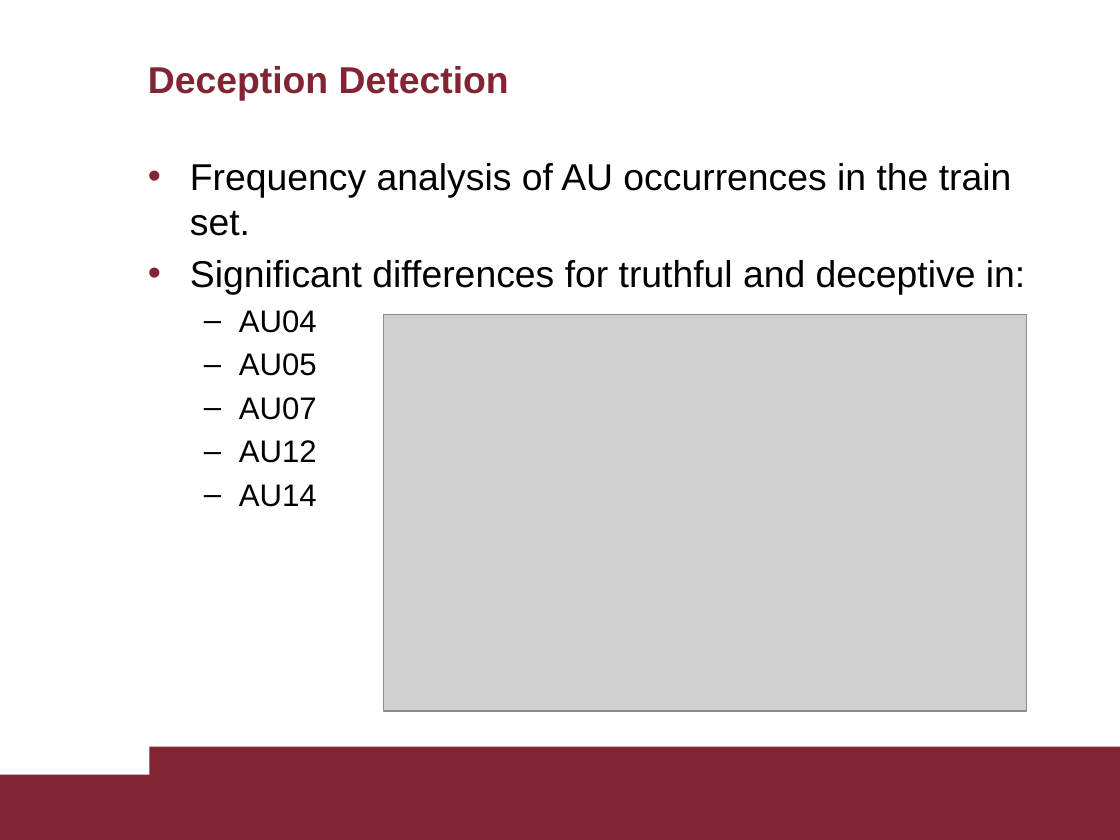
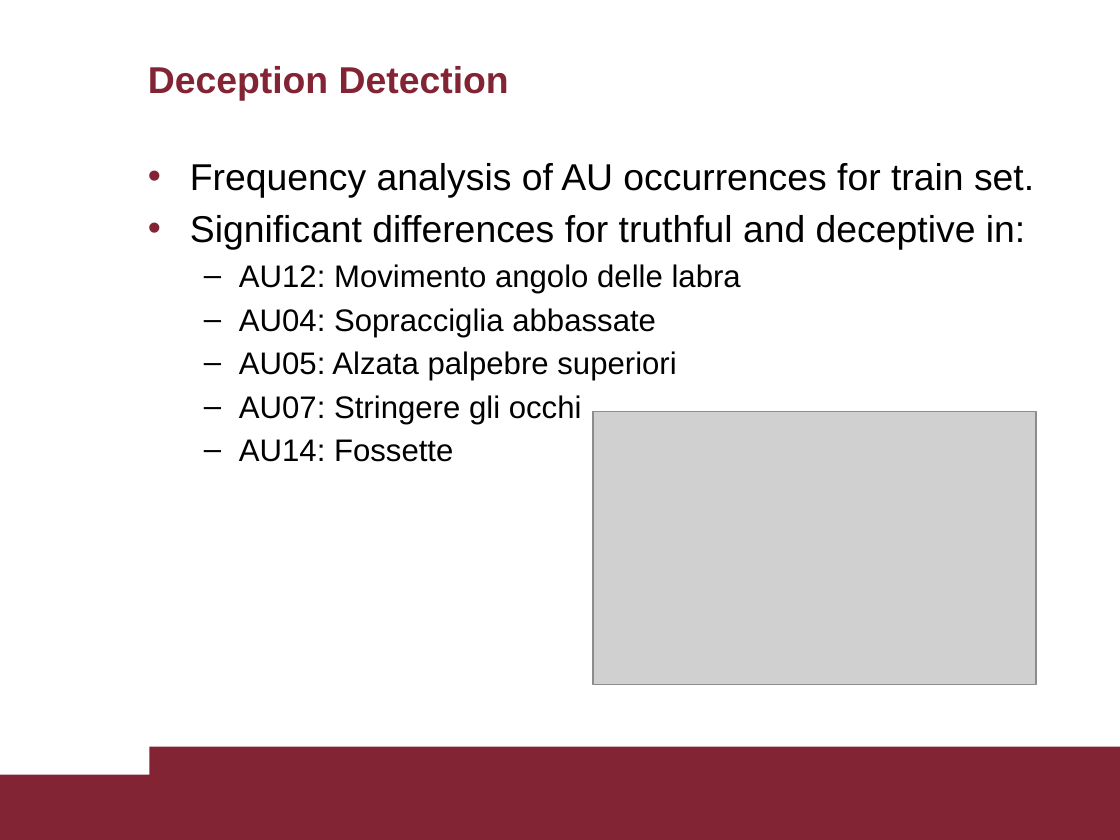
Before and after one commit to AscaL/thesis, a slide deck: slide 19 of Tesi Emanuele Orfanelli 1383726.pptx (slide 20 before the commit). Drawn at 1120x840 pixels with LibreOffice and Linux fonts; fonts in the diff are those of the drawing; grey boxes stand for pictures. Boxes give left, top, right and bottom in pixels: in the first picture for what was removed or moved away, otherwise in the second. Text is boxed around its words. In the diff, an @@ line names an element or a change of style, - is before the commit and + after.

```diff
--- a/Tesi Emanuele Orfanelli 1383726.pptx
+++ b/Tesi Emanuele Orfanelli 1383726.pptx
@@ text at box(190, 163, 1034, 198): text changed @@
-• Frequency analysis of AU occurrences in the train set.
+• Frequency analysis of AU occurrences for train set.
@@ text at box(239, 264, 741, 462): text changed @@
-  – AU04
-  – AU05
-  – AU07
-  – AU12
-  – AU14
+  – AU12: Movimento angolo delle labra
+  – AU04: Sopracciglia abbassate
+  – AU05: Alzata palpebre superiori
+  – AU07: Stringere gli occhi
+  – AU14: Fossette
@@ picture: place and size @@
-picture at box(384, 315, 1027, 711)
+picture at box(592, 411, 1036, 684)
```
Also in this commit, not shown: 22 other slides changed, 1 slide added, 3 slides removed, 1 other file.
